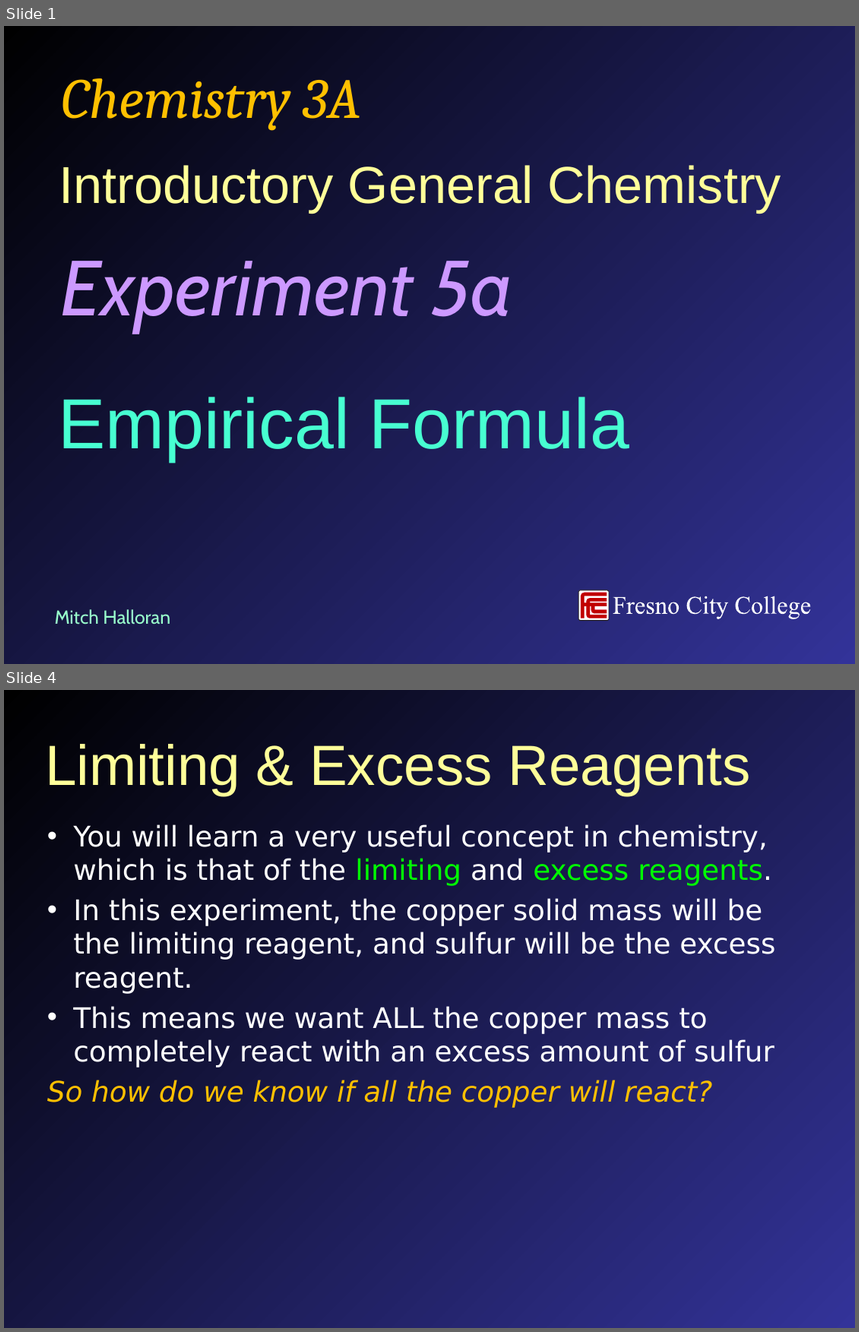
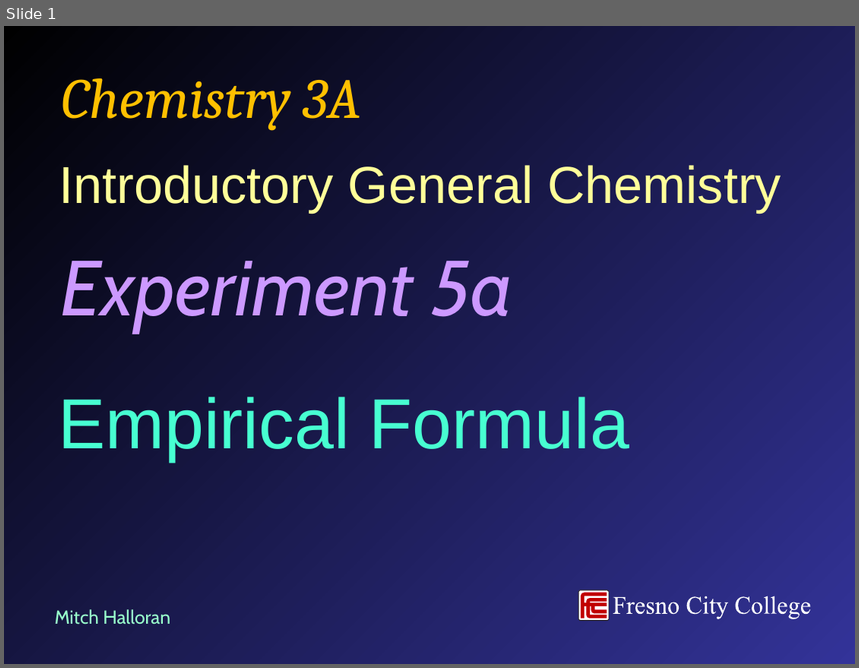
Before and after one commit to mavigozler/mavigozler.github.io, a slide deck: Teaching/Chemistry/Labs/FCC Chem 3A Expt 5a Empirical Formula.pptx. Shown one above the other, each under a label of ours: slides 1 and 4 before the commit, slide 1 after it; the slides between them are not shown. The pictures are 859x1332 and 859x668 pixels, drawn with LibreOffice and Linux fonts; fonts in the diff are those of the drawing. Boxes give left, top, right and bottom in pixels: in the first picture for what was removed or moved away, otherwise in the second. Text is boxed around its words. In the diff, an @@ line names an element or a change of style, - is before the commit and + after.

```diff
--- a/Teaching/Chemistry/Labs/FCC Chem 3A Expt 5a Empirical Formula.pptx
+++ b/Teaching/Chemistry/Labs/FCC Chem 3A Expt 5a Empirical Formula.pptx
@@ slide 4 removed at bbox=[4, 690, 855, 1328], background gradient #000000 to #333399 @@
@@ title removed at bbox=[45, 744, 750, 796] @@
-Limiting & Excess Reagents
@@ text removed at bbox=[47, 825, 775, 1107] @@
-• You will learn a very useful concept in chemistry, which is that of the limiting and excess reagents.
-• In this experiment, the copper solid mass will be the limiting reagent, and sulfur will be the excess reagent.
-• This means we want ALL the copper mass to completely react with an excess amount of sulfur
-So how do we know if all the copper will react?
```
Also in this commit, not shown: 6 slides changed, 11 slides added, 4 other slides removed, 11 other files.
